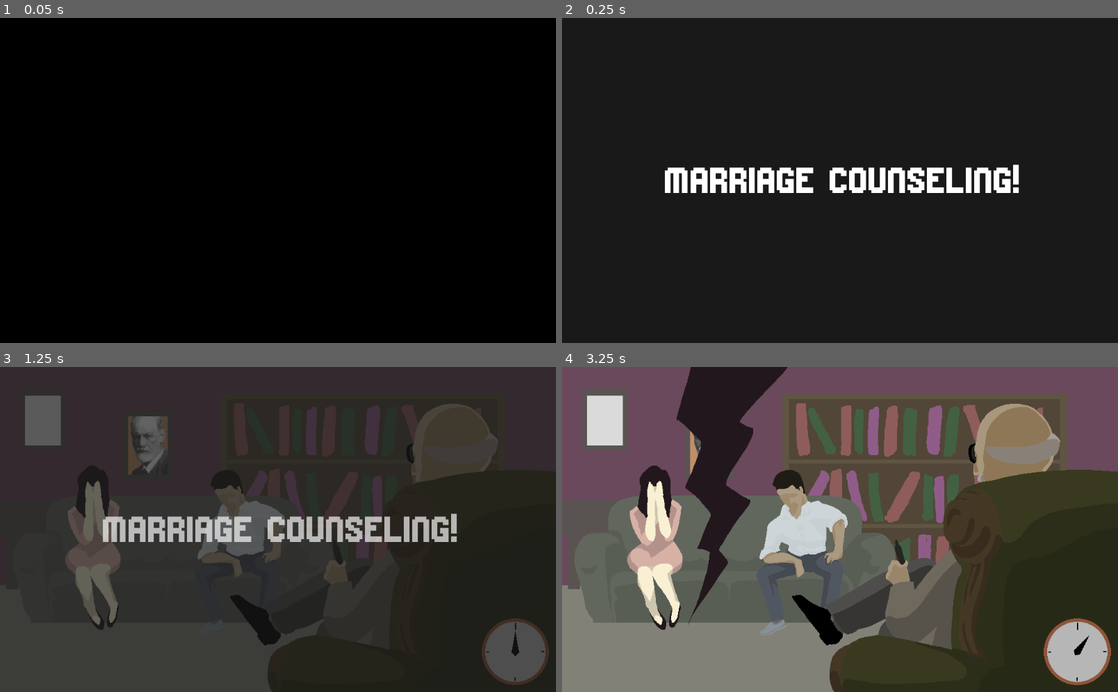
Above: before the commit, frames 1-4 (two rows, left to right).
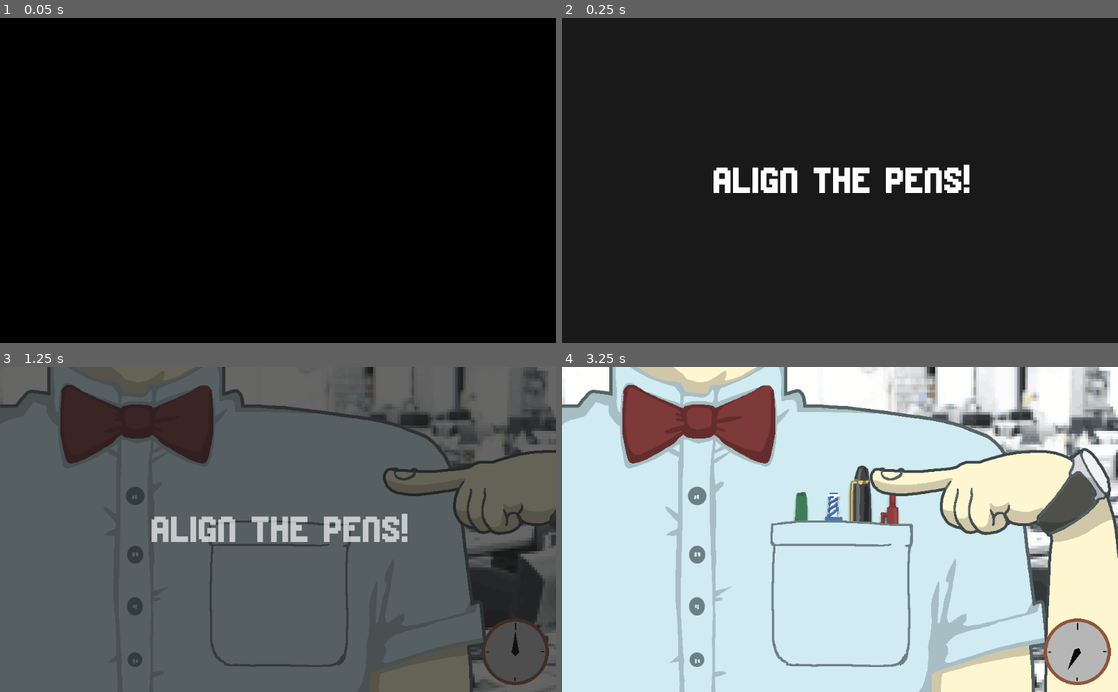
Above: after the commit, the same moments.

Repository: ericdsw/global_game_jam_2020
Game: Godot game, scene res://MinigameTester.tscn
Same seed, same stepped clock (60 frames per second), same inputs: the game is played once before the commit and once after it. This scene is started directly instead of the project's main scene. Sound files missing from this copy of the repository are replaced by a short silence.
Inputs (mouse positions are in pixels of both pictures, inside the frame that each line leads up to):
- Up to frame 1 (0.05 s): no input
- Up to frame 2 (0.25 s): no input
- Up to frame 3 (1.25 s): tap Enter (ui_accept) at 0.5, 0.77 s; move the mouse to (400, 513) at 0.52 s; press the mouse at (400, 513) at 0.53 s
- Up to frame 4 (3.25 s): release the mouse at (962, 513) at 1.25 s; drag from (728, 545) to (812, 594) at 1.27 s; click (667, 409) at 2 s, where only the run before the commit has a clickable "ALEXA, PLAY DESPACITO"; move the mouse to (895, 458) at 2.77 s; press the mouse at (895, 458) at 2.78 s

Frame 1 is identical in both runs. In frame 2, 3.2% of the frame differs, in the area x 18-83%, y 45-54%; in frame 3, 83%; in frame 4, 96%, in the area x 0-100%, y 0-100%.

Commit message:
Final changes

Diff:
--- a/MinigameTester.tscn
+++ b/MinigameTester.tscn
@@ -5,7 +5,7 @@
 
 [node name="MinigameTester" type="Node2D"]
 script = ExtResource( 1 )
-minigame_to_test = "res://Screens/MiniGames/BrokenMarriage/BrokenMarriageMinigame.tscn"
+minigame_to_test = "res://Screens/MiniGames/PenPocket/PenPocketMinigame.tscn"
 target_difficulty = 2
 
 [node name="Timer" type="Timer" parent="."]
--- a/Screens/MiniGames/BrokenMarriage/BrokenMarriageMinigame.gd
+++ b/Screens/MiniGames/BrokenMarriage/BrokenMarriageMinigame.gd
@@ -91,5 +91,4 @@
 
 func _on_AnimationPlayer_animation_finished(anim_name):
 	yield(get_tree().create_timer(1.2), "timeout")
-
 	request_next()
--- a/Screens/MiniGames/PenPocket/PenPocketMinigame.gd
+++ b/Screens/MiniGames/PenPocket/PenPocketMinigame.gd
@@ -84,12 +84,15 @@
 	thumbs_up_tween.start()
 
 func _process(delta : float) -> void:
+
+	if !_is_active: return
+
 	if state == State.PRESSING:
 		if Input.is_action_pressed("click"):
 			pen_array[current_pen].global_position.y += units_per_second * delta
 			finger.global_position.y += units_per_second * delta
 		if Input.is_action_just_released("click"):
-			if abs(pen_array[current_pen].global_position.y - pen_done_y) <= leeway:
+			if abs(pen_array[current_pen].global_position.y - pen_done_y) < leeway:
 				pen_array[current_pen].global_position = aligned_pen_array[current_pen]
 				finger.global_position = aligned_finger_array[current_pen]
 				_put_finger_in_next_pen()
--- a/project.godot
+++ b/project.godot
@@ -50,7 +50,8 @@
 
 [application]
 
-config/name="GlobalGameJam_2020"
+config/name="QuickFix"
+config/description="Quix Fix!"
 run/main_scene="res://Game.tscn"
 config/icon="res://icon.png"
 
Not shown, added: export_presets.cfg
